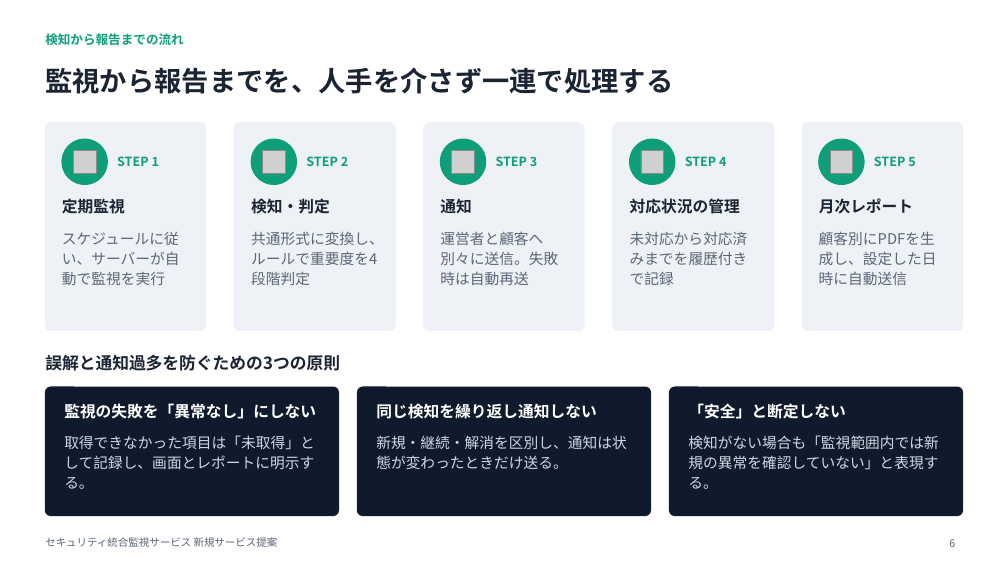
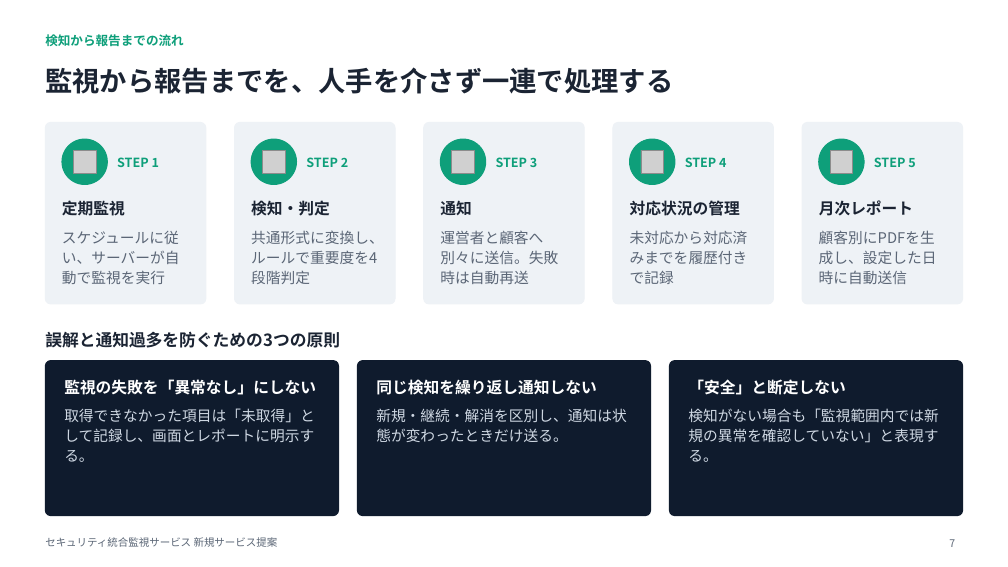
Before and after one commit to hiirocreate/DeepSec, a slide deck: slide 7 of docs/proposal/セキュリティ統合監視サービス_提案資料.pptx (slide 6 before the commit). Drawn at 1008x567 pixels with LibreOffice and Linux fonts; fonts in the diff are those of the drawing; grey boxes stand for pictures; background and template pictures are left out. Boxes give left, top, right and bottom in pixels: in the first picture for what was removed or moved away, otherwise in the second. Text is boxed around its words. In the diff, an @@ line names an element or a change of style, - is before the commit and + after.

```diff
--- a/docs/proposal/セキュリティ統合監視サービス_提案資料.pptx
+++ b/docs/proposal/セキュリティ統合監視サービス_提案資料.pptx
@@ rounded rectangle: place and size @@
-rounded rectangle at (45, 123, 206, 330)
+rounded rectangle at (45, 123, 206, 304)
@@ rounded rectangle: place and size @@
-rounded rectangle at (234, 123, 395, 330)
+rounded rectangle at (234, 123, 395, 304)
@@ rounded rectangle: place and size @@
-rounded rectangle at (424, 123, 585, 330)
+rounded rectangle at (424, 123, 585, 304)
@@ rounded rectangle: place and size @@
-rounded rectangle at (613, 123, 774, 330)
+rounded rectangle at (613, 123, 774, 304)
@@ rounded rectangle: place and size @@
-rounded rectangle at (802, 123, 963, 330)
+rounded rectangle at (802, 123, 963, 304)
@@ line spacing 1.15 to 19pt in 8 elements at (64, 408, 315, 462), (376, 408, 626, 442), (688, 408, 939, 462), (62, 231, 180, 284), (251, 230, 384, 264), (440, 230, 558, 284), (630, 231, 748, 284), (819, 230, 937, 284) @@
@@ text "誤解と通知過多を防ぐための3つの原則" at (45, 331, 340, 348): line spacing 1 to 22pt @@
@@ rounded rectangle: place and size @@
-rounded rectangle at (45, 387, 339, 516)
+rounded rectangle at (45, 361, 339, 516)
@@ rounded rectangle: place and size @@
-rounded rectangle at (358, 387, 651, 516)
+rounded rectangle at (358, 361, 651, 516)
@@ proportions changed in 3 elements at (45, 361, 339, 516), (358, 361, 651, 516), (670, 361, 963, 516) @@
@@ rounded rectangle: place and size @@
-rounded rectangle at (670, 387, 963, 516)
+rounded rectangle at (670, 361, 963, 516)
@@ line spacing 1 to 20pt in 8 elements at (62, 200, 125, 216), (251, 200, 330, 216), (440, 201, 471, 215), (630, 200, 740, 216), (819, 200, 913, 216), (64, 379, 316, 395), (376, 379, 596, 395), (688, 379, 845, 395) @@
@@ 4 texts: place and size @@
-4 texts at (45, 354, 845, 419)
+4 texts at (45, 331, 845, 395)
@@ text "取得できなかった項目は「未取得」として記録し、画面とレポートに明示する。": place and size @@
-text "取得できなかった項目は「未取得」として記録し、画面とレポートに明示する。" at (64, 435, 315, 489)
+text "取得できなかった項目は「未取得」として記録し、画面とレポートに明示する。" at (64, 408, 315, 462)
@@ text "新規・継続・解消を区別し、通知は状態が変わったときだけ送る。": place and size @@
-text "新規・継続・解消を区別し、通知は状態が変わったときだけ送る。" at (376, 435, 626, 469)
+text "新規・継続・解消を区別し、通知は状態が変わったときだけ送る。" at (376, 408, 626, 442)
@@ text "検知がない場合も「監視範囲内では新規の異常を確認していない」と表現する。": place and size @@
-text "検知がない場合も「監視範囲内では新規の異常を確認していない」と表現する。" at (688, 435, 939, 489)
+text "検知がない場合も「監視範囲内では新規の異常を確認していない」と表現する。" at (688, 408, 939, 462)
@@ page number at (949, 539, 955, 547): text changed @@
-6
+7
```
Also in this commit, not shown: 14 other slides changed, 1 slide added.
